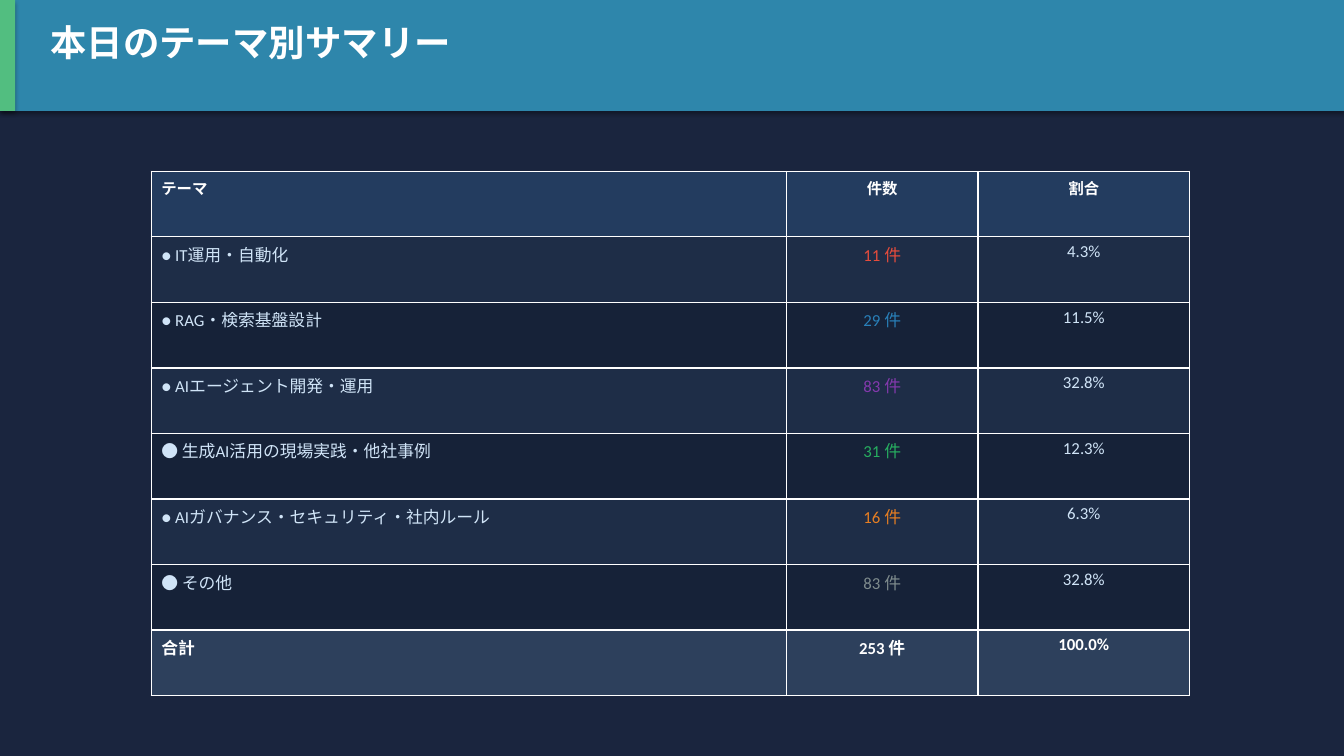
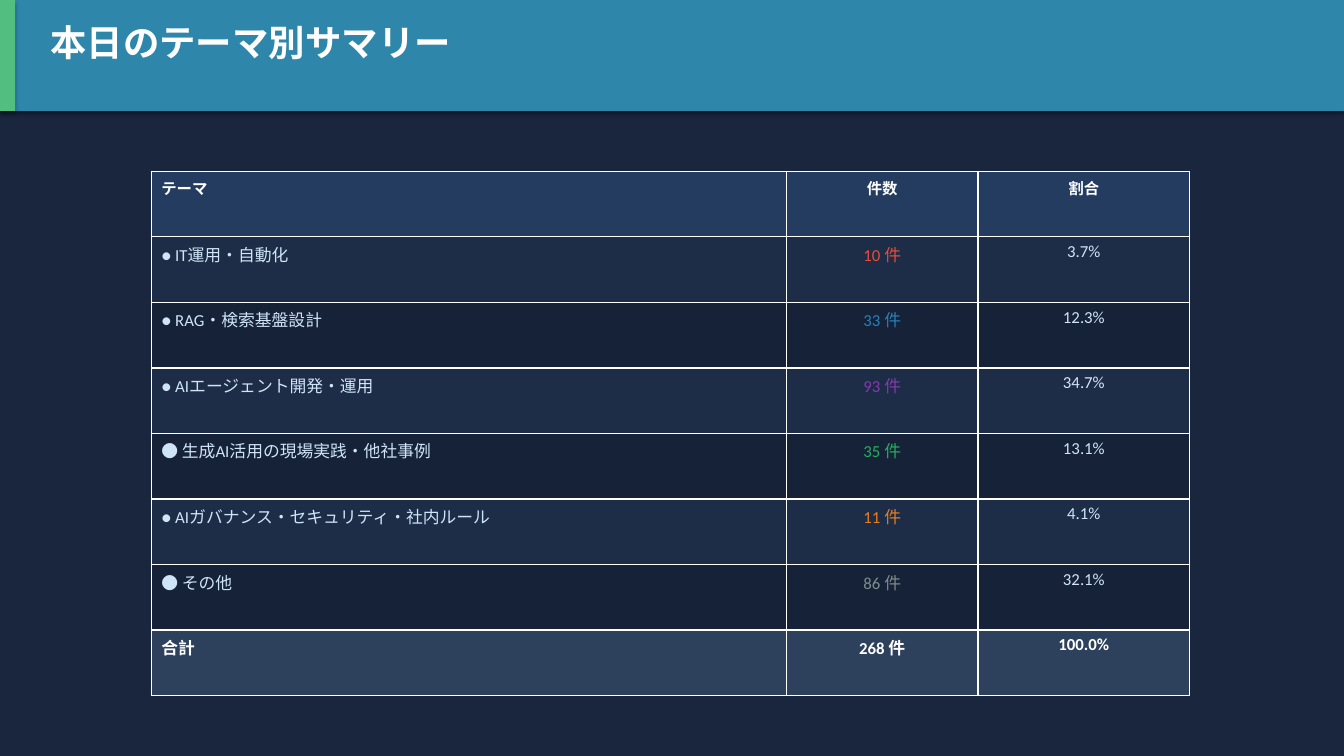
Before and after one commit to h-shoji-jws/ai-news-collector, a slide deck: slide 2 of data/2026-09-05.pptx. Drawn at 1344x756 pixels with LibreOffice and Linux fonts; fonts in the diff are those of the drawing. Boxes give left, top, right and bottom in pixels: in the first picture for what was removed or moved away, otherwise in the second. Text is boxed around its words. In the diff, an @@ line names an element or a change of style, - is before the commit and + after.

```diff
--- a/data/2026-09-05.pptx
+++ b/data/2026-09-05.pptx
@@ table at (151,171,1190,696) @@
-row 2, column 2: 11 件
+row 2, column 2: 10 件
-row 2, column 3: 4.3%
+row 2, column 3: 3.7%
-row 3, column 2: 29 件
+row 3, column 2: 33 件
-row 3, column 3: 11.5%
+row 3, column 3: 12.3%
-row 4, column 2: 83 件
+row 4, column 2: 93 件
-row 4, column 3: 32.8%
+row 4, column 3: 34.7%
-row 5, column 2: 31 件
+row 5, column 2: 35 件
-row 5, column 3: 12.3%
+row 5, column 3: 13.1%
-row 6, column 2: 16 件
+row 6, column 2: 11 件
-row 6, column 3: 6.3%
+row 6, column 3: 4.1%
-row 7, column 2: 83 件
+row 7, column 2: 86 件
-row 7, column 3: 32.8%
+row 7, column 3: 32.1%
-row 8, column 2: 253 件
+row 8, column 2: 268 件
```
Also in this commit, not shown: 22 other slides changed, 1 slide added, 1 slide removed, 1 other file.
